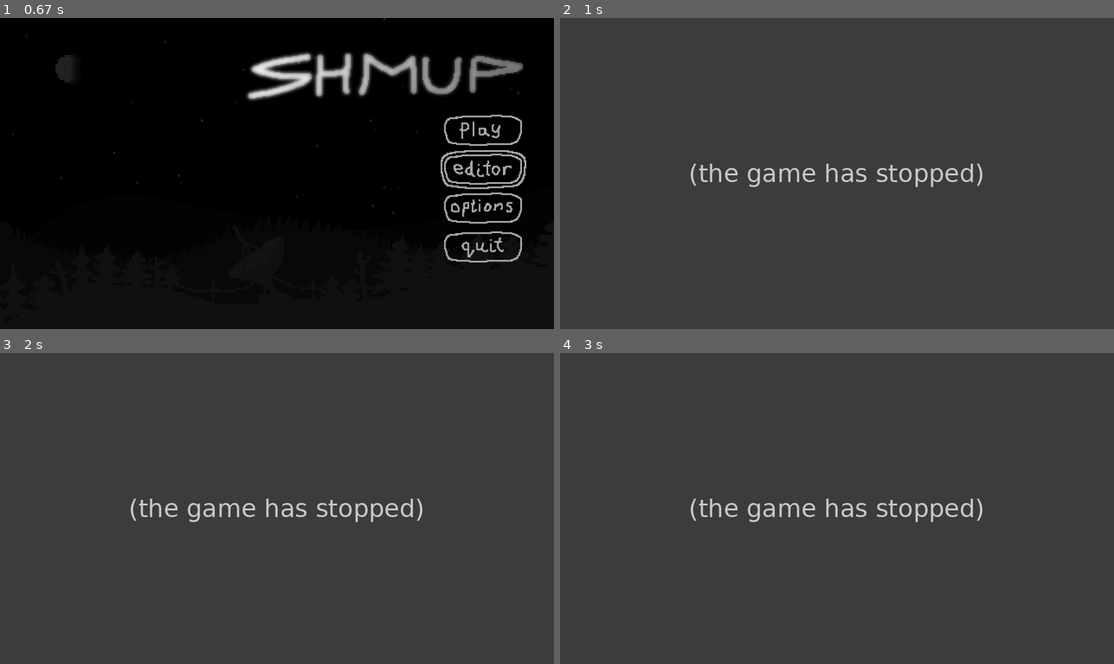
Above: before the commit, frames 1-4 (two rows, left to right).
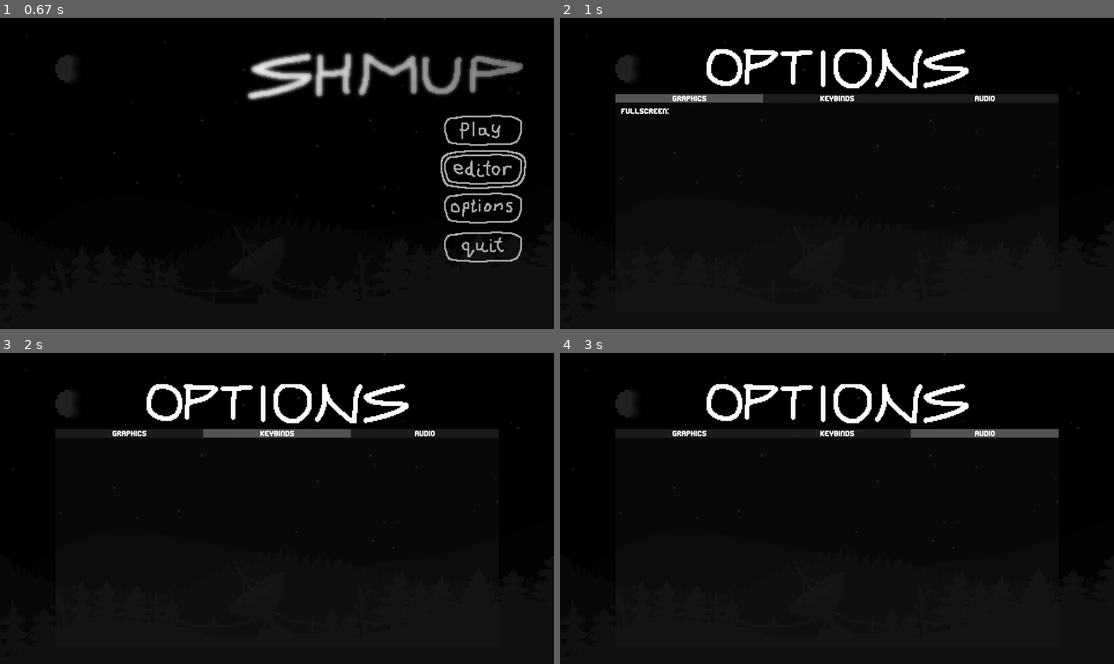
Above: after the commit, the same moments.

Repository: r5nnn/shmup
Game: pygame game, started from shmup.py
The game is run twice, just before and just after one commit, with the same random seed, the same clock (stepped at 60 frames per second) and the same inputs.
Inputs (mouse positions are in pixels of both pictures, inside the frame that each line leads up to):
- Up to frame 1 (0.67 s): click (454, 164) at 0.38 s
- Up to frame 2 (1 s): click (1041, 207) at 0.72 s
- Up to frame 3 (2 s): press the mouse at (426, 433) at 1.03 s; move the mouse to (454, 511) at 1.13 s; release the mouse at (487, 589) at 1.27 s; press the mouse at (127, 433) at 1.37 s; move the mouse to (110, 455) at 1.47 s; release the mouse at (88, 477) at 1.6 s; click (304, 436) at 1.72 s
- Up to frame 4 (3 s): press the mouse at (986, 433) at 2.03 s; move the mouse to (986, 527) at 2.13 s; release the mouse at (992, 620) at 2.27 s; press the mouse at (687, 433) at 2.37 s; move the mouse to (748, 412) at 2.47 s; release the mouse at (809, 393) at 2.6 s; press the mouse at (986, 433) at 2.7 s; move the mouse to (831, 455) at 2.8 s; release the mouse at (681, 480) at 2.93 s

Frame 1 is identical in both runs. In frame 2, 99% of the frame differs, in the area x 0-100%, y 0-100%; in frame 3, 99%; in frame 4, 99%.
Error before the commit: NameError: name 'ToggleGroup' is not defined (options.py line 64); the game stopped at 0.72 s (later frames are placeholders)

Commit message:
Created togglegroup.py holding ToggleButtonGroup and ToggleArrayGroup widgets. Options screen now works again.
The button group takes in buttons while the array group takes in a single array. It features the same functionality to the old ToggleGroup with some cleaner code.

Diff:
--- a/src/components/events/eventbinder.py
+++ b/src/components/events/eventbinder.py
@@ -11,7 +11,7 @@
 from src.core.data import system_data
 
 if TYPE_CHECKING:
-    from src.core.constants import input_types
+    from src.core.constants import EventTypes
 
 _observers = defaultdict(list)
 _input_checks = {
@@ -25,14 +25,14 @@
         }
 _sorted_bindings_cache = None
 
-def register(*inputs: tuple[input_types, int],
+def register(*inputs: tuple[EventTypes, int],
              action: Callable[[], Any]) -> None:
     """Registers a combination of inputs to an action."""
     global _sorted_bindings_cache
     _observers[inputs].append(action)
     _sorted_bindings_cache = None
 
-def deregister(*inputs: tuple[input_types, int],
+def deregister(*inputs: tuple[EventTypes, int],
                action: Callable[[], Any] | None = None) -> None:
     """Deregisters an action from a combination of inputs.
 
@@ -70,7 +70,7 @@
                                     key=lambda binding: len(binding[0]),
                                     reverse=True)
 
-def _are_inputs_active(inputs: tuple[tuple[input_types, int]],
+def _are_inputs_active(inputs: tuple[tuple[EventTypes, int]],
                        used_inputs: set) -> bool:
     for input_type, value in inputs:
         if (input_type, value) in used_inputs:
--- a/src/components/ui/buttons/__init__.py
+++ b/src/components/ui/buttons/__init__.py
@@ -1,3 +1,4 @@
+"""Package containing buttons and button arrays."""
 from src.components.ui.buttons.imagebutton import (
     ImageToggleButton, ImageClickButton, ImageRectClickButton,
     ImageRectToggleButton, ImageButtonConfig)
@@ -13,3 +14,5 @@
     ImageToggleButtonArray, ImageToggleButtonArrayConfig,
     ImageClickButtonArray,
     ImageClickButtonArrayConfig)
+from src.components.ui.buttons.togglegroup import (
+    ToggleButtonGroup, ToggleArrayGroup)
--- a/src/components/ui/buttons/buttonbases.py
+++ b/src/components/ui/buttons/buttonbases.py
@@ -12,7 +12,7 @@
 
 if TYPE_CHECKING:
     from src.components.ui import Text
-    from src.components.ui.buttons._types import _Colors, _Align, _AnyButton
+    from src.components.ui.buttons._types import _Colors, _AnyButton
 
 
 @dataclass(kw_only=True)
--- a/src/components/ui/buttons/textbuttonarray.py
+++ b/src/components/ui/buttons/textbuttonarray.py
@@ -21,6 +21,7 @@
     font_size: int = 32
 
 
+@dataclass(kw_only=True)
 class TextToggleButtonArrayConfig(_TextButtonArrayConfig):
     texts: tuple[tuple[str | list[str], ...], ...]
     start_texts: tuple[tuple[int, ...], ...] | int = 0
--- /dev/null
+++ b/src/components/ui/buttons/togglegroup.py
@@ -0,0 +1,58 @@
+from __future__ import annotations
+
+from typing import override
+
+from src.components.ui.buttons.imagebutton import (
+    ImageToggleButton, ImageRectToggleButton)
+from src.components.ui.buttons.imagebuttonarray import (
+    ImageToggleButtonArray, ImageRectToggleButtonArray)
+from src.components.ui.buttons.textbutton import (
+    TextToggleButton, TextRectToggleButton)
+from src.components.ui.buttons.textbuttonarray import (
+    TextToggleButtonArray, TextRectToggleButtonArray)
+from src.components.ui.widgetutils import WidgetBase
+
+_AnyToggleButton = (TextToggleButton | TextRectToggleButton
+                    | ImageToggleButton | ImageRectToggleButton)
+_AnyToggleArray = (TextToggleButtonArray | TextRectToggleButtonArray
+                   | ImageToggleButtonArray | ImageRectToggleButtonArray)
+
+
+class ToggleButtonGroup(WidgetBase):
+    def __init__(self, buttons: list[_AnyToggleButton], start_button: int = 0,
+                 *, toggle_on_init: bool = True, sub_widget: bool = False):
+        self.buttons = buttons
+        self.start_button = start_button
+        for button in self.buttons:
+            button.sub_widget = True
+        if toggle_on_init:
+            self.toggle_start_button()
+        super().__init__((0, 0), sub_widget=sub_widget)
+
+    @override
+    def update(self) -> None:
+        for button in self.buttons:
+            button.update()
+            if button.toggled:
+                for other_button in self.buttons:
+                    if other_button != button and other_button.toggled:
+                        other_button.toggle_off_call(silent=True)
+
+    @override
+    def blit(self) -> None:
+        for button in self.buttons:
+            button.blit()
+
+    @override
+    def contains(self, x: int, y: int) -> bool:
+        return False
+
+    def toggle_start_button(self) -> None:
+        self.buttons[self.start_button].toggle_on_call(silent=True)
+
+
+class ToggleArrayGroup(ToggleButtonGroup):
+    def __init__(self, button_array: _AnyToggleArray, start_button: int = 0,
+                 *, toggle_on_init: bool = True, sub_widget: bool = False):
+        super().__init__(button_array.buttons, start_button,
+                         toggle_on_init=toggle_on_init, sub_widget=sub_widget)
--- a/src/states/optionmenus.py
+++ b/src/states/optionmenus.py
@@ -16,7 +16,7 @@
             (statemanager.current_state().bg_rect.left +
              statemanager.current_state().padding,
              statemanager.current_state().bg_rect.top +
-             statemanager.current_state().graphics.height +
+             statemanager.current_state().option_headings_group.buttons[0].height +
              statemanager.current_state().padding),
             text="Fullscreen:")
         # fullscreen_config = ToggleableTextButtonConfig(
@@ -45,22 +45,21 @@
         #     (statemanager.current_state().bg_rect.left + statemanager.current_state().padding,
         #      self.borderless_text.rect.bottom + statemanager.current_state().padding),
         #     text="Resolution:")
-        self.widgets = (self.fullscreen_text, self.fullscreen_button,
-                        self.borderless_text, self.borderless_button,
-                        self.resolution_text)
+        self.widgets = (self.fullscreen_text, )
 
     def render(self) -> None:
         super().render()
 
     def update(self, *args) -> None:
-        if config["flags"]["fullscreen"]:
-            self.fullscreen_button.toggle_on()
-        else:
-            self.fullscreen_button.toggle_off()
-        if config["flags"]["noframe"]:
-            self.borderless_button.toggle_on()
-        else:
-            self.borderless_button.toggle_off()
+        # if config["flags"]["fullscreen"]:
+        #     self.fullscreen_button.toggle_on()
+        # else:
+        #     self.fullscreen_button.toggle_off()
+        # if config["flags"]["noframe"]:
+        #     self.borderless_button.toggle_on()
+        # else:
+        #     self.borderless_button.toggle_off()
+        ...
 
 
 class KeybindsOptions(Overlay):
--- a/src/states/options.py
+++ b/src/states/options.py
@@ -10,6 +10,9 @@
 from src.states.optionmenus import GraphicsOptions, KeybindsOptions, AudioOptions
 from src.states.state import Overlay
 from src.states.state import State
+from src.components.ui.buttons import ToggleArrayGroup
+from src.components.ui.buttons import (TextRectToggleButtonArray,
+                                       TextRectToggleButtonArrayConfig)
 
 
 class Options(State):
@@ -28,27 +31,18 @@
         self.bg_surf = pygame.Surface(self.bg_rect.size)
         self.bg_surf.fill(PRIMARY)
         self.bg_surf.set_alpha(96)
-        # buttons
-        # config = ToggleableTextButtonConfig(
-        #     position=self.bg_rect.topleft,
-        #     size=(round(self.bg_rect.width / 3), 30),
-        #     colors=(PRIMARY, SECONDARY, ACCENT),
-        #     text="Graphics",
-        #     on_toggle_on=lambda: self.switch_overlay(GraphicsOptions))
-        # self.graphics = ToggleableTextButton(config)
-        # config.position = self.graphics.rect.topright
-        # config.text = "Keybinds"
-        # config.on_toggle_on = lambda: self.switch_overlay(KeybindsOptions)
-        # self.keybinds = ToggleableTextButton(config)
-        # config.position = self.keybinds.rect.topright
-        # config.text = "Audio"
-        # config.on_toggle_on = lambda: self.switch_overlay(AudioOptions)
-        # self.audio = ToggleableTextButton(config)
-
-        # defined on startup
-        self.options = None
         self.active_overlay = None
         self.padding = 20
+        config = TextRectToggleButtonArrayConfig(
+            (round(self.bg_rect.width / 3), 30), texts=
+            (("Graphics", ), ("Keybinds",), ("Audio",)),
+            on_toggle_on=((lambda: self.switch_overlay(GraphicsOptions),),
+                          (lambda: self.switch_overlay(KeybindsOptions),),
+                          (lambda: self.switch_overlay(AudioOptions),)))
+        self.option_headings_group = ToggleArrayGroup(
+            TextRectToggleButtonArray(self.bg_rect.topleft, (1, 3), 0, config),
+            toggle_on_init=False)
+        self.widgets = (self.option_headings_group,)
 
     @override
     def render(self) -> None:
@@ -61,9 +55,8 @@
 
     @override
     def startup(self) -> None:
-        self.options = ToggleGroup(self.graphics, self.audio, self.keybinds)
-        self.widgets = (self.options,)
         super().startup()
+        self.option_headings_group.toggle_start_button()
 
     @override
     def cleanup(self) -> None:
